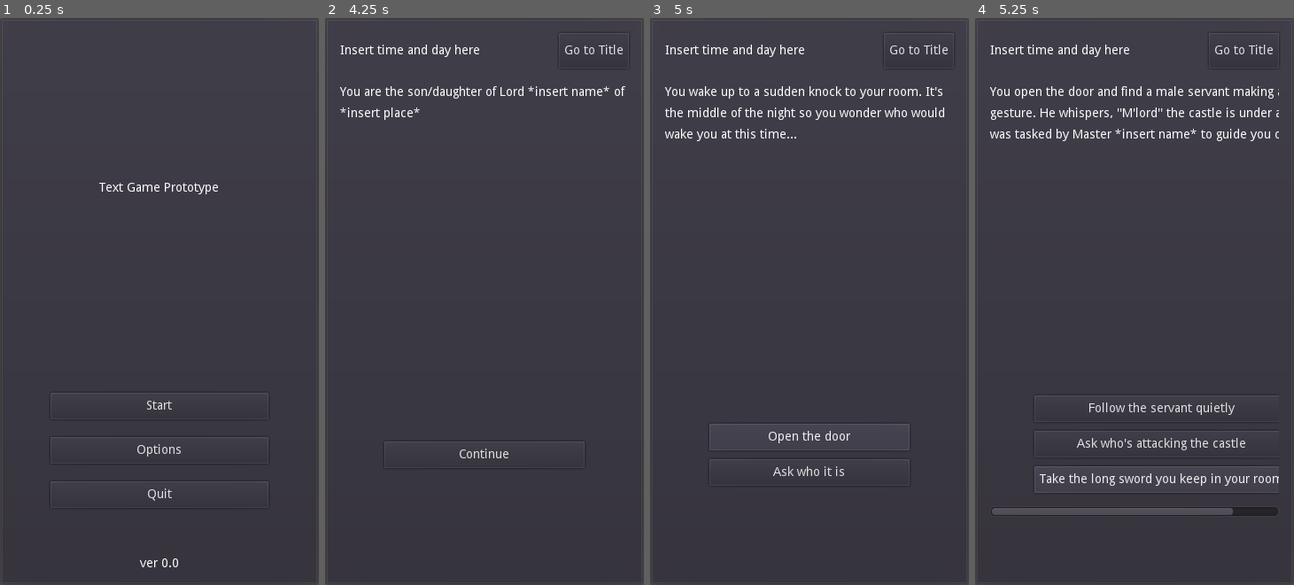
Above: before the commit, frames 1-4 (left to right).
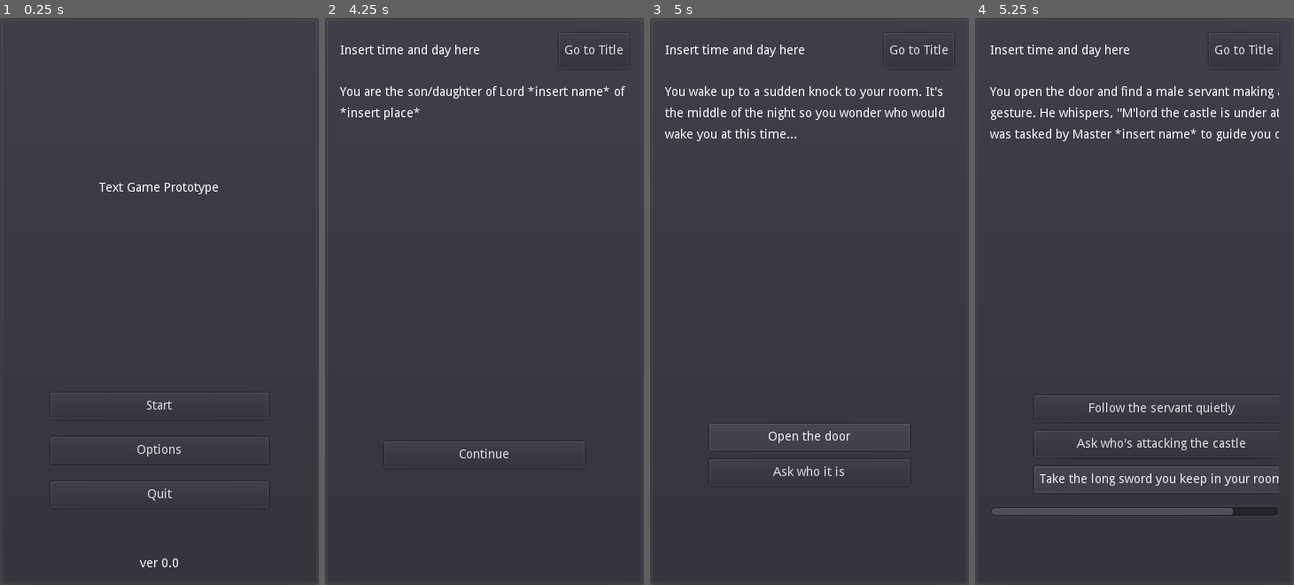
Above: after the commit, the same moments.

Repository: philipuriarte/A-Churchyard-of-Orphans
Game: Godot game, scene res://scenes/main.tscn
Same seed, same stepped clock (60 frames per second), same inputs: the game is played once before the commit and once after it.
Inputs:
- Up to frame 1 (0.25 s): no input
- Up to frame 2 (4.25 s): click "Start" at 0.5 s; click "Go to Title" at 1.25 s; click "Start" at 2 s; click "Go to Title" at 2.75 s; click "Start" at 3.5 s
- Up to frame 3 (5 s): click "Continue" at 4.25 s
- Up to frame 4 (5.25 s): click "Open the door" at 5 s

Frames 1-3 are identical in both runs. In frame 4, 0.4% of the frame differs, in the area x 57-96%, y 15-18%.

Commit message:
Make slight changes to open_door in content_dict

Diff:
--- a/logic/content_dict.gd
+++ b/logic/content_dict.gd
@@ -29,7 +29,7 @@
 	},
 
 	"open_door": {
-		"narr_text": 'You open the door and find a male servant making a hush gesture. He whispers, "M\'lord" the castle is under attack. I was tasked by Master *insert name* to guide you out.',
+		"narr_text": "You open the door and find a male servant making a hush gesture. He whispers, \"M'lord the castle is under attack. I was tasked by Master *insert name* to guide you out.\"",
 		"choices": {
 			1: {
 				"text": "Follow the servant quietly"
